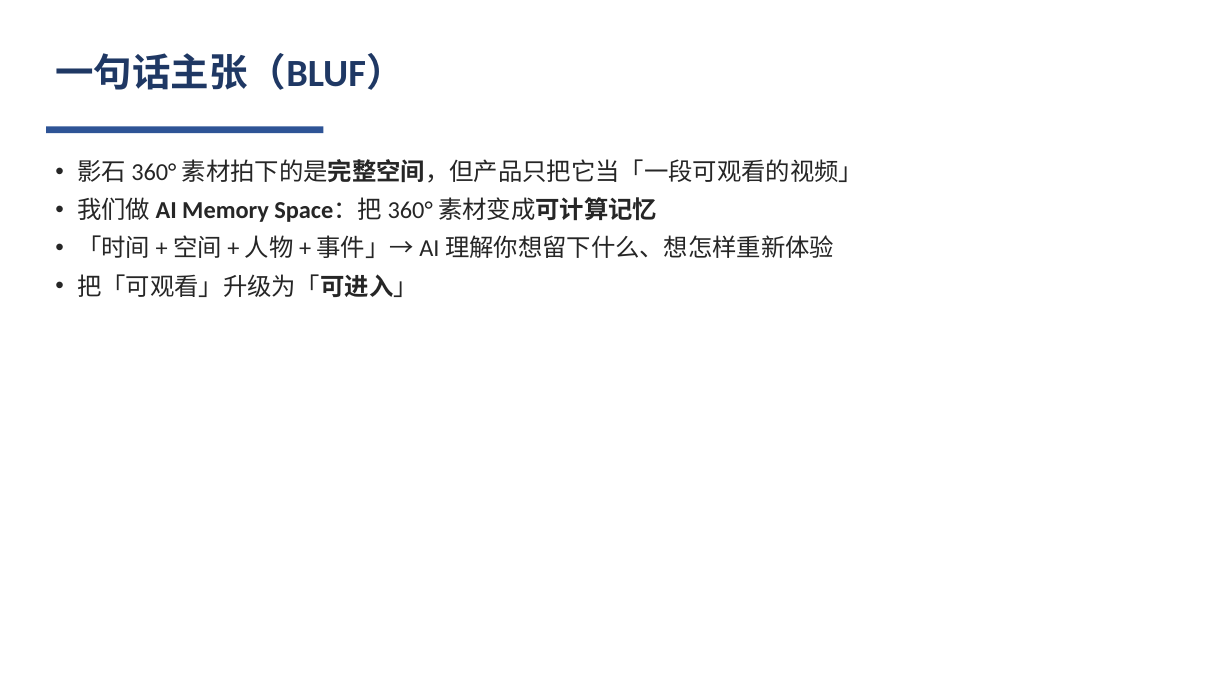
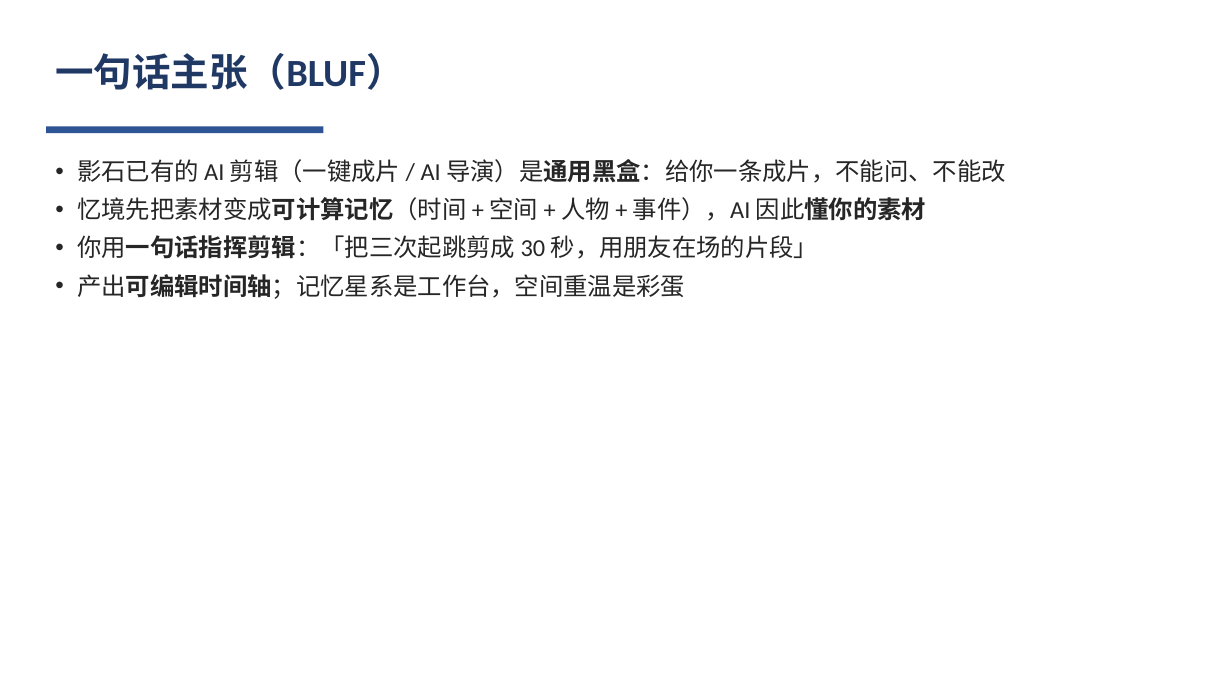
Before and after one commit to obtito/insta360-ai-memory-space, a slide deck: slide 2 of 影石黑客松_Pitch.pptx. Drawn at 1232x693 pixels with LibreOffice and Linux fonts; fonts in the diff are those of the drawing. Boxes give left, top, right and bottom in pixels: in the first picture for what was removed or moved away, otherwise in the second. Text is boxed around its words. In the diff, an @@ line names an element or a change of style, - is before the commit and + after.

Commit message:
Pitch deck 定稿：记忆驱动的 AI 剪辑（含北极星指标/项目重点/星系工作台）+ 忆境测试报告（test-ready 版）

```diff
--- a/影石黑客松_Pitch.pptx
+++ b/影石黑客松_Pitch.pptx
@@ text at (77, 159, 1005, 299): text changed @@
-• 影石 360° 素材拍下的是完整空间，但产品只把它当「一段可观看的视频」
-• 我们做 AI Memory Space：把 360° 素材变成可计算记忆
-• 「时间 + 空间 + 人物 + 事件」→ AI 理解你想留下什么、想怎样重新体验
-• 把「可观看」升级为「可进入」
+• 影石已有的 AI 剪辑（一键成片 / AI 导演）是通用黑盒：给你一条成片，不能问、不能改
+• 忆境先把素材变成可计算记忆（时间 + 空间 + 人物 + 事件），AI 因此懂你的素材
+• 你用一句话指挥剪辑：「把三次起跳剪成 30 秒，用朋友在场的片段」
+• 产出可编辑时间轴；记忆星系是工作台，空间重温是彩蛋
```
Also in this commit, not shown: 8 other slides changed, 2 slides added, 3 other files.
